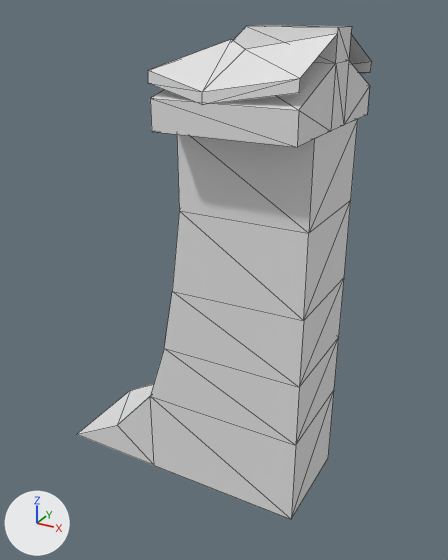
Two versions of the FBX model res/models/scene_models/EndWall.fbx, one commit apart.
Before and after are seen from a camera (50 mm lens) standing at (0.606, -0.981, 0.476) and looking at (0.056, 0.019, -0.024). Arrows for +X, +Y and +Z are at lower left; the lights stay in place. The picture after the commit comes second. Mesh edges are drawn as thin lines. Where no turn or scale is listed for an object, it has been applied to the vertices.

Objects in the first picture: 'EndWall'.
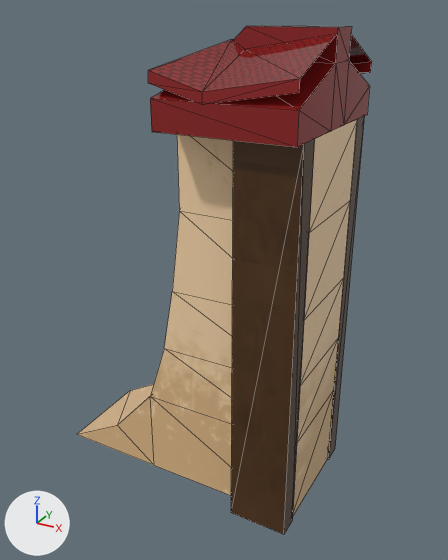
Where the newer file only moved an object's origin or applied its transform, the numbers keep the older frame.

What differs and where, as boxes (x1, y1, x2, y2) in the pictures (448 x 560 px):
'EndWall', recoloured (darker): (77, 25, 371, 516) in both
'WallDecPillar018', added (brown): after (231, 139, 315, 534)
'WallDecPillar017', added: after (328, 116, 365, 459)

The change, as a list of edits to the scene's bpy script:
```text
Add img_endwall_defaultmaterial_basecolor_png:
    img_endwall_defaultmaterial_basecolor_png = load_image('EndWall_DefaultMaterial_BaseColor.png', '_unpacked/EndWall_DefaultMaterial_BaseColor.png', 1024, 1024, 'sRGB')
Add img_longwalldec_defaultmaterial_basecolor_png:
    img_longwalldec_defaultmaterial_basecolor_png = load_image('LongWallDec_DefaultMaterial_BaseColor.png', '_unpacked/LongWallDec_DefaultMaterial_BaseColor.png', 1024, 1024, 'sRGB')
Add mat_material__14:
    mat_material__14 = principled_material('Material #14')
    mat_material__14.texture = img_endwall_defaultmaterial_basecolor_png
    mat_material__14.roughness = 0.0
Add mat_material__9:
    mat_material__9 = principled_material('Material #9')
    mat_material__9.texture = img_longwalldec_defaultmaterial_basecolor_png
    mat_material__9.roughness = 0.0
Change me_mesh:
    where me_mesh.from_pydata(...)  # 69 vertices, 104 faces; spans x -0.276..0.276, y -0.166..0.166, z -0.449..0.449
    add me_mesh.materials.append(mat_material__14)  # picture img_endwall_defaultmaterial_basecolor_png
Add me_mesh_002:
    me_mesh_002.from_pydata(...)  # 8 vertices, 10 faces; spans x 0.16..0.275, y -0.14..-0.097, z -0.45..0.296
    me_mesh_002.materials.append(mat_material__9)  # picture img_longwalldec_defaultmaterial_basecolor_png
Add me_mesh_001:
    me_mesh_001.from_pydata(...)  # 8 vertices, 10 faces; spans x 0.16..0.275, y 0.108..0.151, z -0.45..0.296
    me_mesh_001.materials.append(mat_material__9)  # picture img_longwalldec_defaultmaterial_basecolor_png
Add ob_walldecpillar018:
    ob_walldecpillar018 = bpy.data.objects.new('WallDecPillar018', me_mesh_002)
    ob_walldecpillar018.location = (0.0, 0.0, 0.0)
Add ob_walldecpillar017:
    ob_walldecpillar017 = bpy.data.objects.new('WallDecPillar017', me_mesh_001)
    ob_walldecpillar017.location = (0.0, 0.0, 0.0)
```
